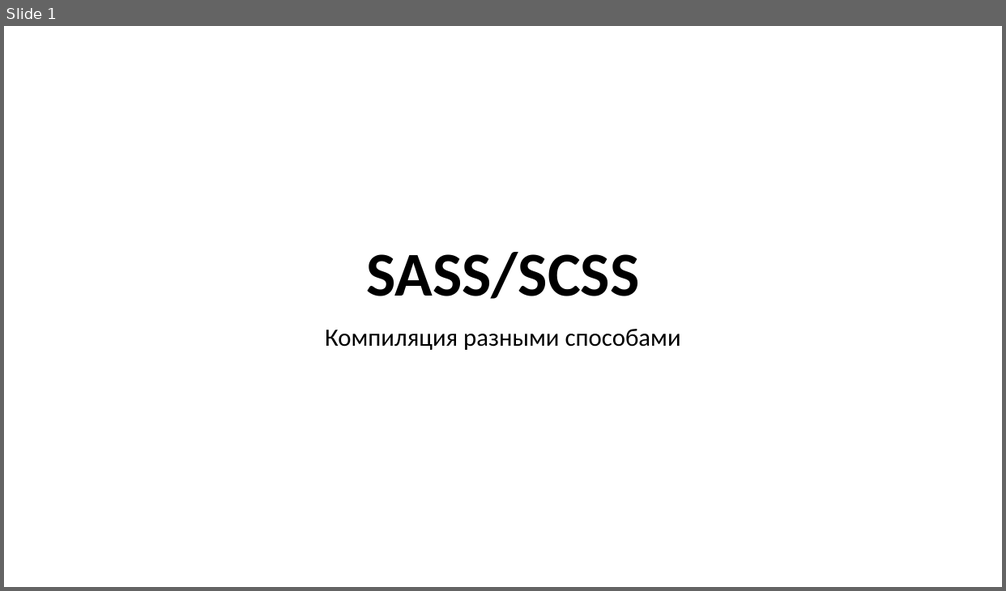
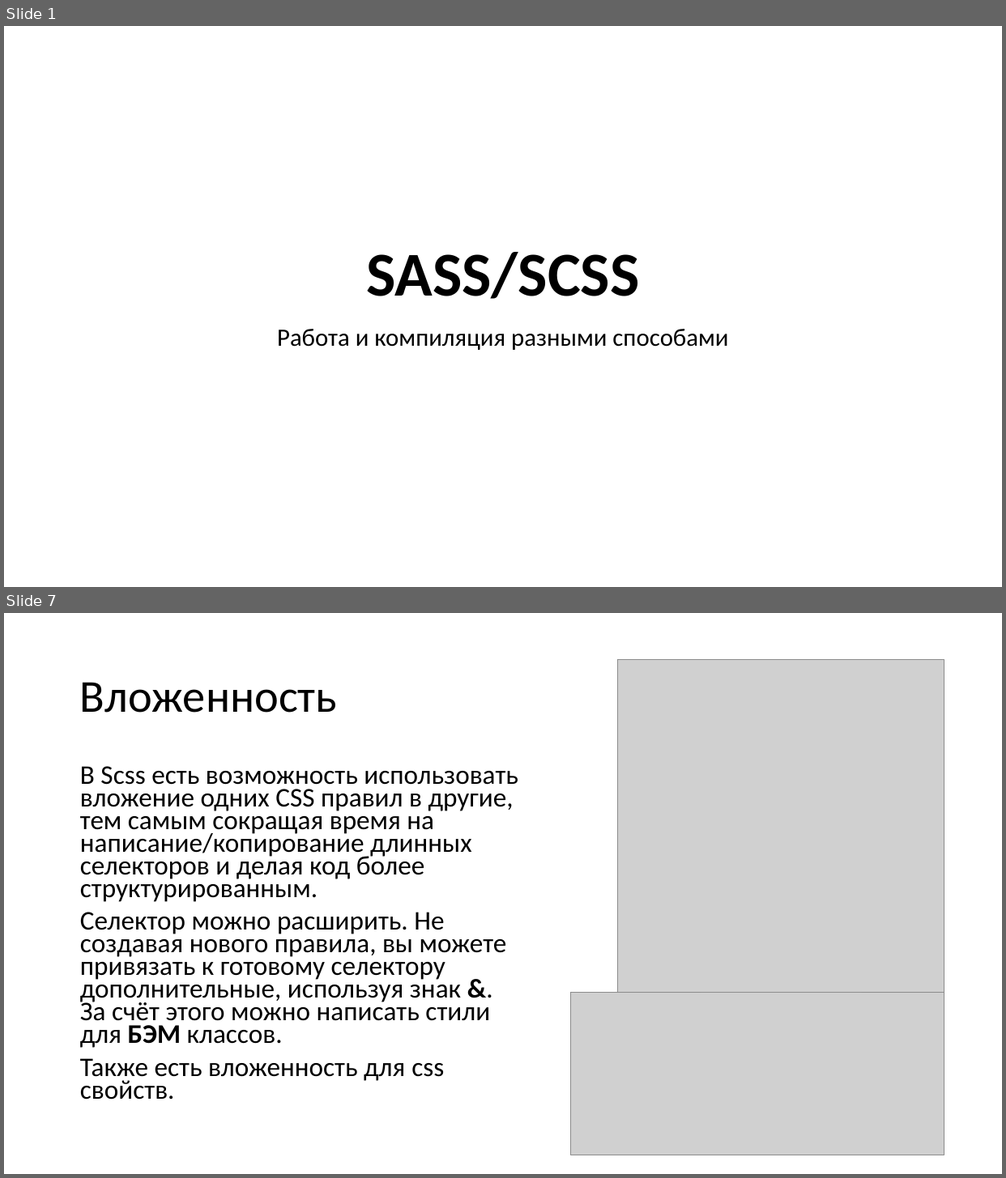
Before and after one commit to TalantRys/scss-study, a slide deck: sass.pptx. Shown one above the other, each under a label of ours: slide 1 before the commit, slides 1 and 7 after it; the slides between them are not shown. The pictures are 1006x591 and 1006x1178 pixels, drawn with LibreOffice and Linux fonts; fonts in the diff are those of the drawing; grey boxes stand for pictures. Boxes give left, top, right and bottom in pixels: in the first picture for what was removed or moved away, otherwise in the second. Text is boxed around its words. In the diff, an @@ line names an element or a change of style, - is before the commit and + after.

```diff
--- a/sass.pptx
+++ b/sass.pptx
@@ slide 7 added at (4,613,1002,1174), background #FFFFFF @@
@@ picture added at (618,659,944,993) @@
@@ title added at (80,682,337,713), 44 pt, text #000000 @@
+Вложенность
@@ text added at (80,766,518,1100), 25.9 pt, text #000000 @@
+В Scss есть возможность использовать вложение одних CSS правил в другие, тем самым сокращая время на написание/копирование длинных селекторов и делая код более структурированным.
+Селектор можно расширить. Не создавая нового правила, вы можете привязать к готовому селектору дополнительные, используя знак &. За счёт этого можно написать стили для БЭМ классов.
+Также есть вложенность для css свойств.
@@ picture added at (571,993,944,1156) @@
@@ slide 1 changed as well @@
@@ subtitle at (277,329,728,350): text changed @@
-Компиляция разными способами
+Работа и компиляция разными способами
```
Also in this commit, not shown: 1 other slide changed, 7 other slides added, 29 slides removed.
